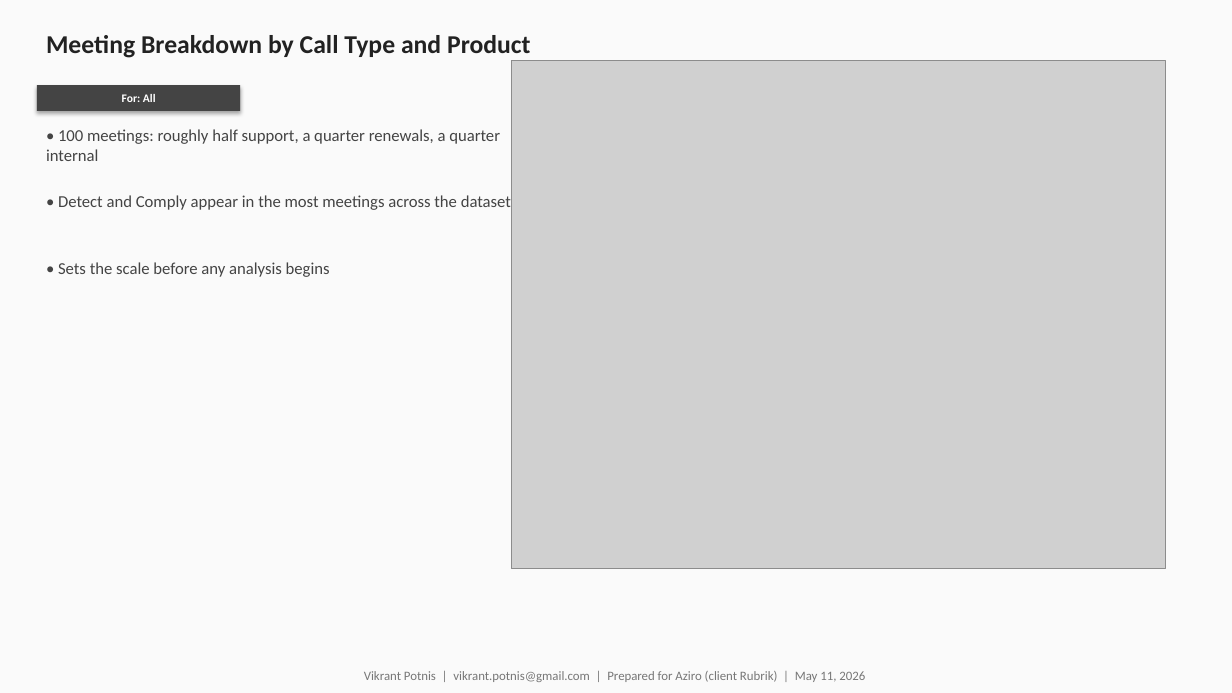
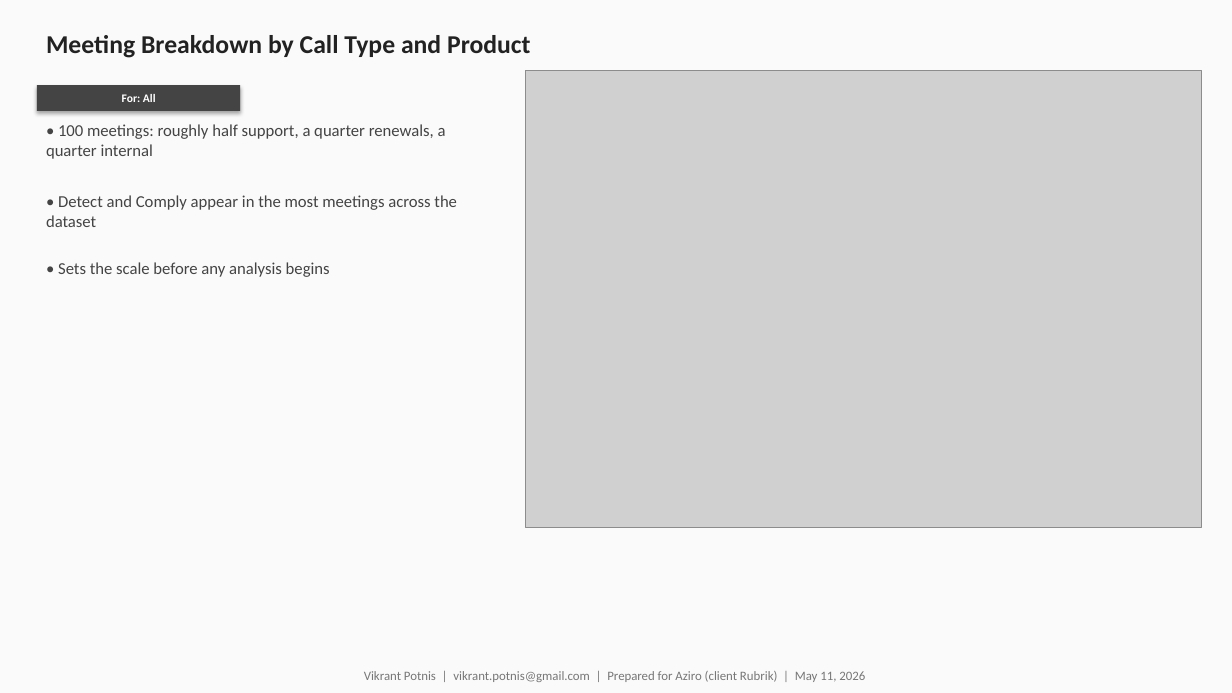
Before and after one commit to rohanvazir123/pydantic-ai-experiments, a slide deck: slide 6 of basics/iprep/meeting-analytics/final_version/meeting_analytics.pptx. Drawn at 1232x693 pixels with LibreOffice and Linux fonts; fonts in the diff are those of the drawing; grey boxes stand for pictures. Boxes give left, top, right and bottom in pixels: in the first picture for what was removed or moved away, otherwise in the second. Text is boxed around its words. In the diff, an @@ line names an element or a change of style, - is before the commit and + after.

```diff
--- a/basics/iprep/meeting-analytics/final_version/meeting_analytics.pptx
+++ b/basics/iprep/meeting-analytics/final_version/meeting_analytics.pptx
@@ picture: place and size @@
-picture at <box>511,60,1165,568</box>
+picture at <box>526,71,1202,528</box>
@@ text "• 100 meetings: roughly half ..." rewrapped from <box>46,129,500,161</box> to <box>46,124,446,159</box> @@
@@ text "• Detect and Comply appear ..." rewrapped from <box>58,195,511,210</box> to <box>46,195,457,227</box> @@
```
Also in this commit, not shown: 8 other slides changed, 4 other files.
